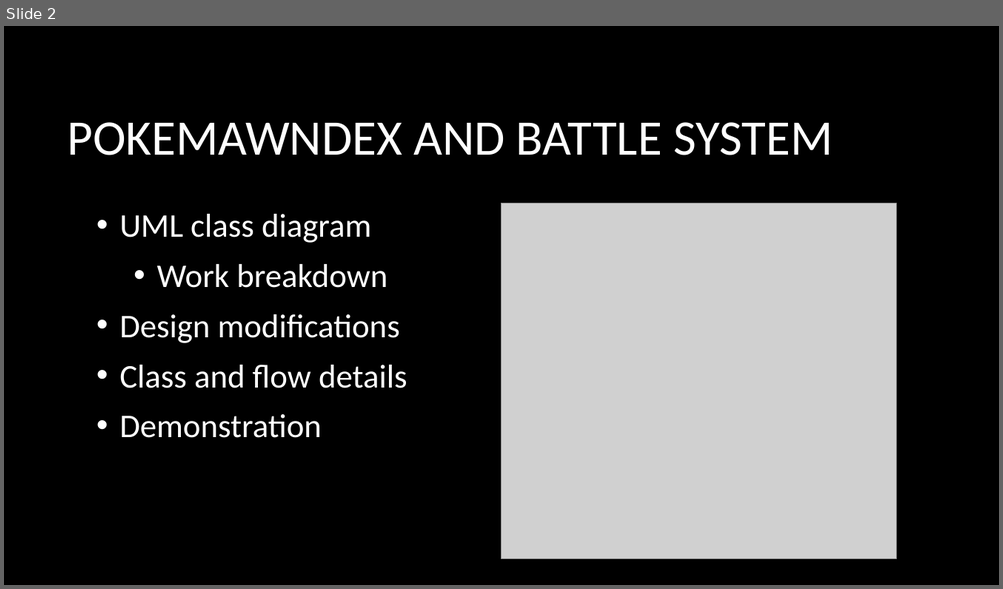
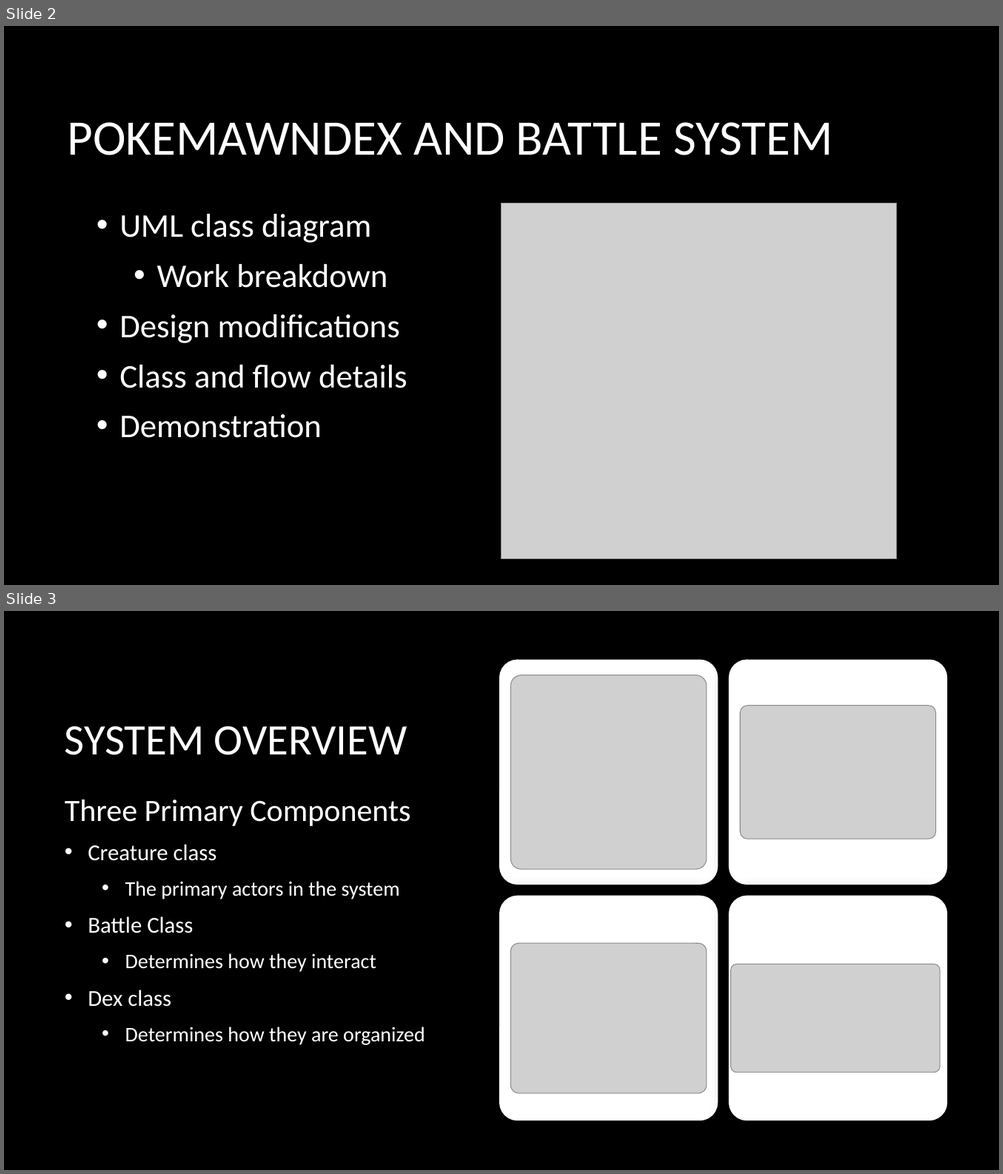
Before and after one commit to Folrig/GAM-53_SystemsFinal, a slide deck: PokemawnFinalPresentation.pptx. Shown one above the other, each under a label of ours: slide 2 before the commit, slides 2 and 3 after it. The pictures are 1003x589 and 1003x1174 pixels, drawn with LibreOffice and Linux fonts; fonts in the diff are those of the drawing; grey boxes stand for pictures; background and template pictures are left out. Boxes give left, top, right and bottom in pixels: in the first picture for what was removed or moved away, otherwise in the second. Text is boxed around its words. In the diff, an @@ line names an element or a change of style, - is before the commit and + after.

```diff
--- a/PokemawnFinalPresentation.pptx
+++ b/PokemawnFinalPresentation.pptx
@@ slide 3 added at (x1=4, y1=611, x2=999, y2=1170), background picture (left out) @@
@@ rounded rectangle added at (x1=502, y1=662, x2=716, y2=883), fill #FFFFFF, outline #FFFFFF 4 pt @@
@@ picture added at (x1=511, y1=675, x2=706, y2=869) @@
@@ rounded rectangle added at (x1=731, y1=662, x2=945, y2=883), fill #FFFFFF, outline #FFFFFF 4 pt @@
@@ picture added at (x1=740, y1=706, x2=935, y2=840) @@
@@ title added at (x1=65, y1=726, x2=407, y2=755), 42 pt, text #FFFFFF @@
+SYSTEM OVERVIEW
@@ text added at (x1=65, y1=800, x2=425, y2=1045), 20 pt, text #FFFFFF @@
+Three Primary Components
+• Creature class
+  • The primary actors in the system
+• Battle Class
+  • Determines how they interact
+• Dex class
+  • Determines how they are organized
@@ rounded rectangle added at (x1=502, y1=897, x2=716, y2=1119), fill #FFFFFF, outline #FFFFFF 4 pt @@
@@ rounded rectangle added at (x1=731, y1=897, x2=945, y2=1119), fill #FFFFFF, outline #FFFFFF 4 pt @@
@@ picture added at (x1=511, y1=944, x2=706, y2=1093) @@
@@ picture added at (x1=731, y1=965, x2=939, y2=1073) @@
```
Also in this commit, not shown: 1 slide changed, 2 other slides added, 2 slides removed, 4 other files.
